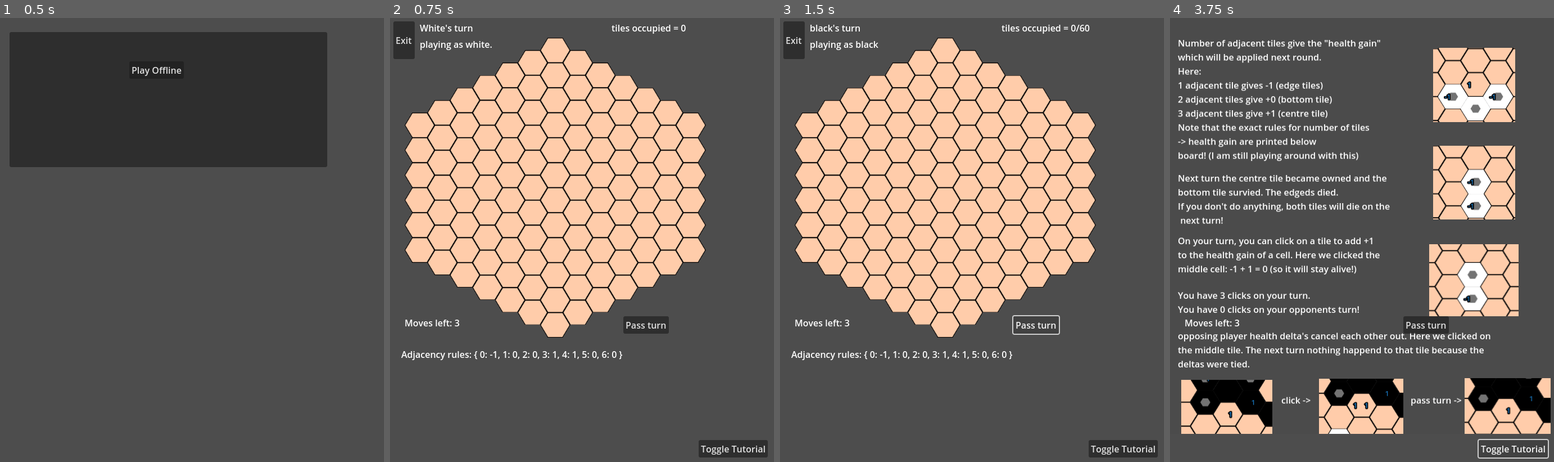
Above: before the commit, frames 1-4 (left to right).
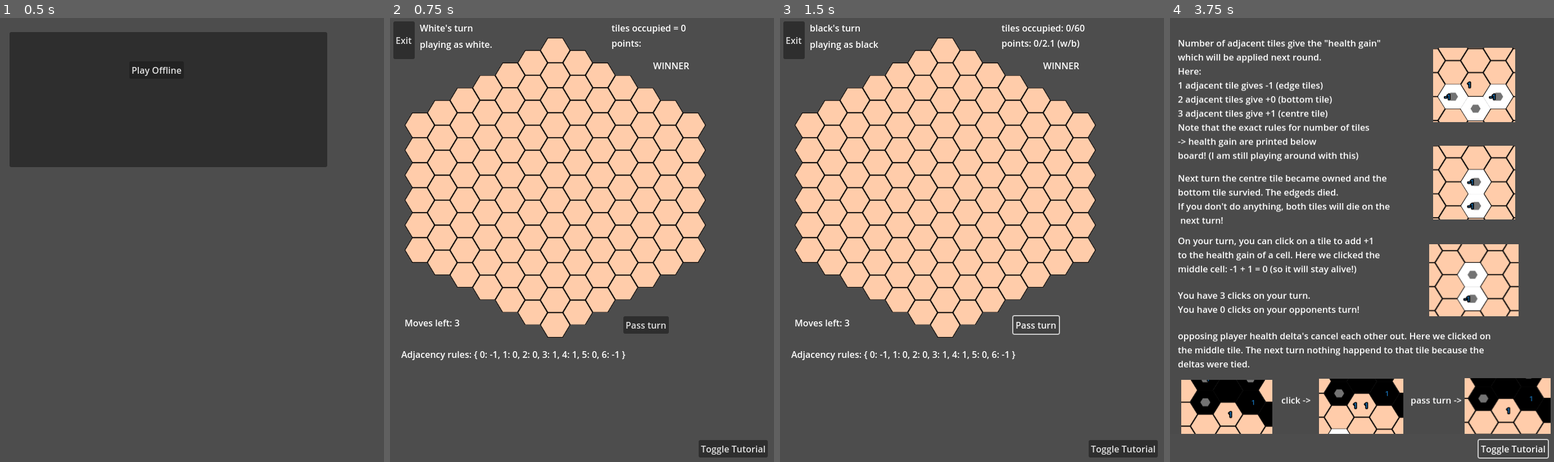
Above: after the commit, the same moments.

Repository: phi168/creepagons
Game: Godot game, scene res://lobby.tscn
Two runs of this game, one before a commit and one after it. Both use one fixed random seed, a clock stepped at 60 frames per second and the inputs below.
Inputs:
- Up to frame 1 (0.5 s): no input
- Up to frame 2 (0.75 s): click "Play Offline" at 0.5 s
- Up to frame 3 (1.5 s): click "Pass turn" at 1.25 s
- Up to frame 4 (3.75 s): click "Pass turn" at 2 s; click "Pass turn" at 2.75 s; click "Toggle Tutorial" at 3.5 s

Frame 1 is identical in both runs. In frame 2, 0.2% of the frame differs, in the area x 57-78%, y 4-77%; in frame 3, 0.3%; in frame 4, 0.6%, in the area x 3-73%, y 67-72%.

Commit message:
Add point label

Diff:
--- a/project/creepagons.tscn
+++ b/project/creepagons.tscn
@@ -56,14 +56,11 @@
 "
 
 [node name="Winner" type="Label" parent="."]
-visible = false
-offset_left = 407.0
-offset_top = 42.0
-offset_right = 472.0
-offset_bottom = 65.0
+offset_left = 481.0
+offset_top = 80.0
+offset_right = 546.0
+offset_bottom = 103.0
 text = "WINNER"
-
-[node name="Tutorial" parent="." instance=ExtResource("5_hrby2")]
 
 [node name="PassTurnButton" type="Button" parent="."]
 offset_left = 428.0
@@ -79,6 +76,15 @@
 offset_bottom = 561.0
 text = "Moves left: 3"
 
+[node name="PointsLabel" type="Label" parent="."]
+offset_left = 407.0
+offset_top = 40.0
+offset_right = 460.0
+offset_bottom = 63.0
+text = "points:"
+
+[node name="Tutorial" parent="." instance=ExtResource("5_hrby2")]
+
 [connection signal="cell_clicked" from="GameBoard" to="." method="_on_cell_clicked"]
 [connection signal="spacebar_pressed" from="GameBoard" to="." method="_on_game_board_spacebar_pressed"]
 [connection signal="pressed" from="ExitButton" to="." method="_on_exit_button_pressed"]
--- a/project/lobby.tscn
+++ b/project/lobby.tscn
@@ -1,6 +1,8 @@
-[gd_scene load_steps=2 format=3 uid="uid://bxmsging1qv8q"]
+[gd_scene load_steps=4 format=3 uid="uid://bxmsging1qv8q"]
 
 [ext_resource type="Script" path="res://logic/lobby.gd" id="1_emrbm"]
+[ext_resource type="Script" path="res://logic/client.gd" id="2_ixxc3"]
+[ext_resource type="Script" path="res://Server.gd" id="3_xsgfw"]
 
 [node name="Lobby" type="Control"]
 layout_mode = 3
@@ -76,6 +78,12 @@
 offset_bottom = 83.0
 text = "Play Offline"
 
+[node name="Client" type="Node" parent="."]
+script = ExtResource("2_ixxc3")
+
+[node name="Server" type="Node" parent="."]
+script = ExtResource("3_xsgfw")
+
 [connection signal="pressed" from="LobbyPanel/JoinButton" to="LobbyPanel" method="_on_join_button_pressed"]
 [connection signal="pressed" from="LobbyPanel/HostButton" to="LobbyPanel" method="_on_host_button_pressed"]
 [connection signal="pressed" from="LobbyPanel/OfflineButton" to="LobbyPanel" method="_on_offline_button_pressed"]
--- a/project/logic/creepagons.gd
+++ b/project/logic/creepagons.gd
@@ -18,6 +18,7 @@
 @onready var winner_label = $Winner
 @onready var adjacney_label = $AdjcencyLabel
 @onready var moves_left_label = $MovesLeftLabel
+@onready var points_label = $PointsLabel
 
 
 func _ready() -> void:
@@ -45,7 +46,8 @@
 	game_engine.get_base_deltas()
 	# render the new state
 	tile_map.render_game_state(game_engine.grid)
-	tiles_occupied_label.text = "tiles occupied = %s/%s" % [game_engine.num_occupied_tiles, game_engine.max_occupied_tiles]
+	points_label.text = "points: %s/%s (w/b)" % [game_engine.num_tiles_p1, game_engine.num_tiles_p2]
+	tiles_occupied_label.text = "tiles occupied: %s/%s" % [game_engine.num_occupied_tiles, game_engine.max_occupied_tiles]
 
 	# we need to change the current player:
 	# find the current index
@@ -96,7 +98,7 @@
 
 func _on_game_engine_game_over(winner):
 	winner_label.visible = true
-	winner_label.text = "winner is player %s (%s/%s w/b)" % [winner, game_engine.num_tiles_p1, game_engine.num_tiles_p2]
+	winner_label.text = "winner is player %s" % winner
 	# block further moves
 	current_player_id = -1
 
--- a/project/logic/game_engine.gd
+++ b/project/logic/game_engine.gd
@@ -14,12 +14,13 @@
 	3: 1,
 	4: 1,
 	5: 0,
-	6: 0,
+	6: -1,
 }
 var num_occupied_tiles: int
 var max_occupied_tiles: int = 60
-var num_tiles_p1 = 0
-var num_tiles_p2 = 0
+var handicap = 2.1
+var num_tiles_p1 = 0.0
+var num_tiles_p2 = handicap
 var is_game_over = false
 
 @onready var tilemap = get_node("../GameBoard")
@@ -62,7 +63,7 @@
 func update_game_state():
 	num_occupied_tiles = 0
 	num_tiles_p1 = 0
-	num_tiles_p2 = 0
+	num_tiles_p2 = handicap
 	for x in range(width):
 		for y in range(height):
 			if not tilemap.is_in_game(Vector2i(x,y)):
Not shown, changed: build/web/index.html
Not shown, changed: build/web/index.pck
